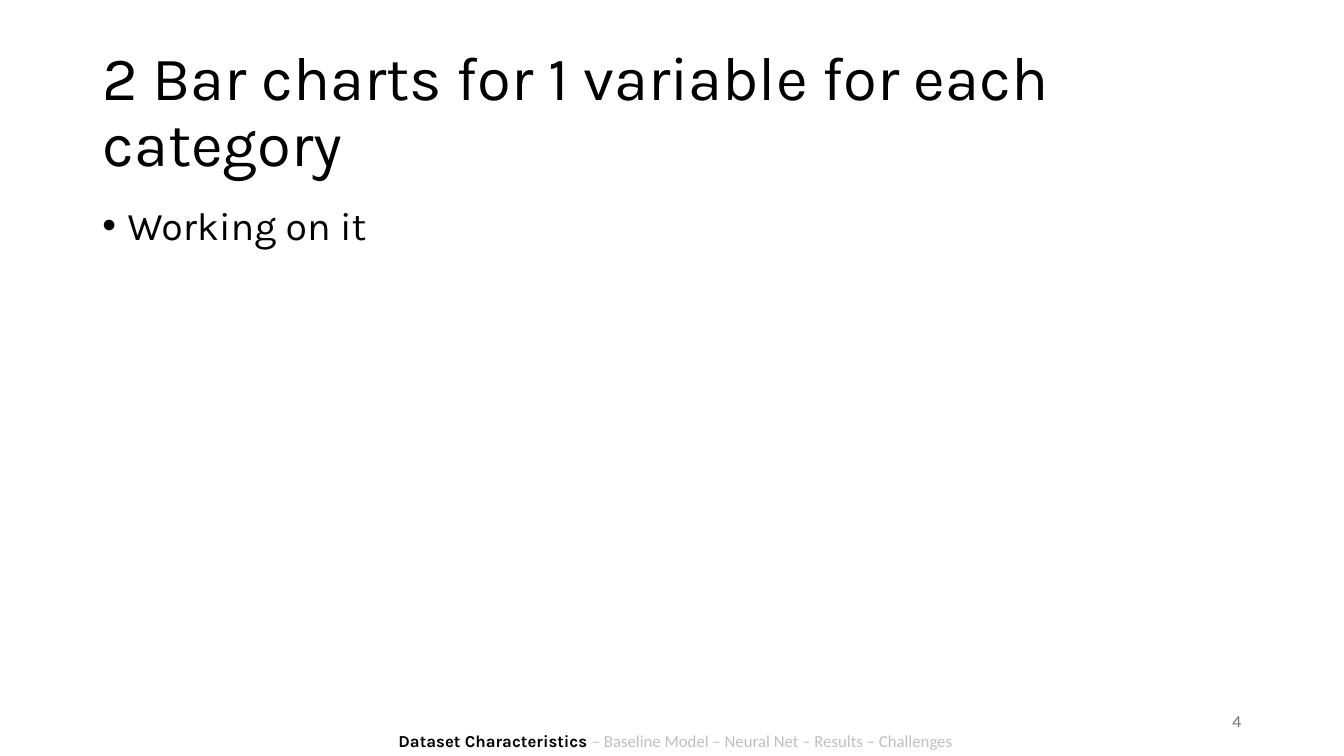
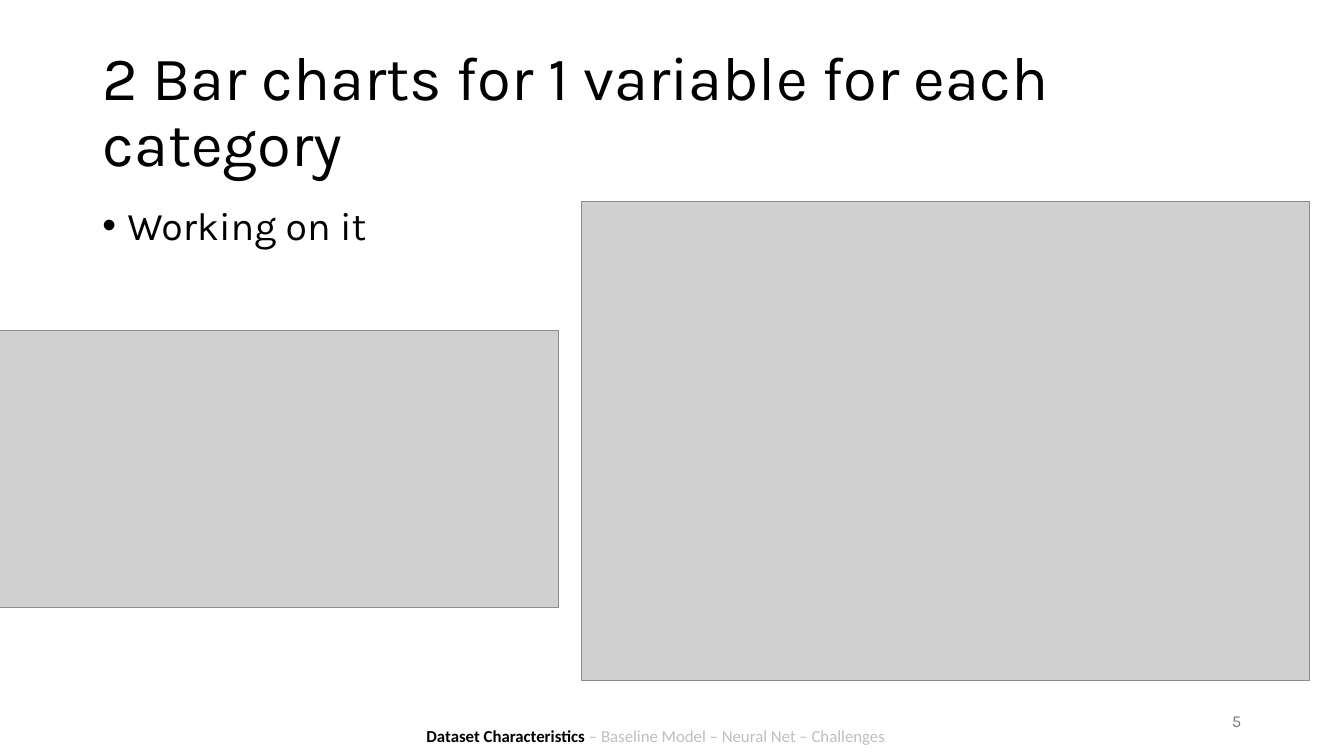
Before and after one commit to antonroefer/bakery-sales-prediction-group-3, a slide deck: slide 5 of 4_Presentation/Group 3.pptx (slide 4 before the commit). Drawn at 1344x756 pixels with LibreOffice and Linux fonts; fonts in the diff are those of the drawing; grey boxes stand for pictures. Boxes give left, top, right and bottom in pixels: in the first picture for what was removed or moved away, otherwise in the second. Text is boxed around its words. In the diff, an @@ line names an element or a change of style, - is before the commit and + after.

```diff
--- a/4_Presentation/Group 3.pptx
+++ b/4_Presentation/Group 3.pptx
@@ picture added at (x1=582, y1=201, x2=1309, y2=681) @@
@@ picture added at (x1=0, y1=331, x2=559, y2=608) @@
@@ page number at (x1=1232, y1=716, x2=1241, y2=727): text changed @@
-4
+5
@@ text at (x1=426, y1=730, x2=885, y2=745): text changed @@
-Dataset Characteristics – Baseline Model – Neural Net – Results – Challenges
+Dataset Characteristics – Baseline Model – Neural Net – Challenges
```
Also in this commit, not shown: 9 other slides changed, 2 slides added.
